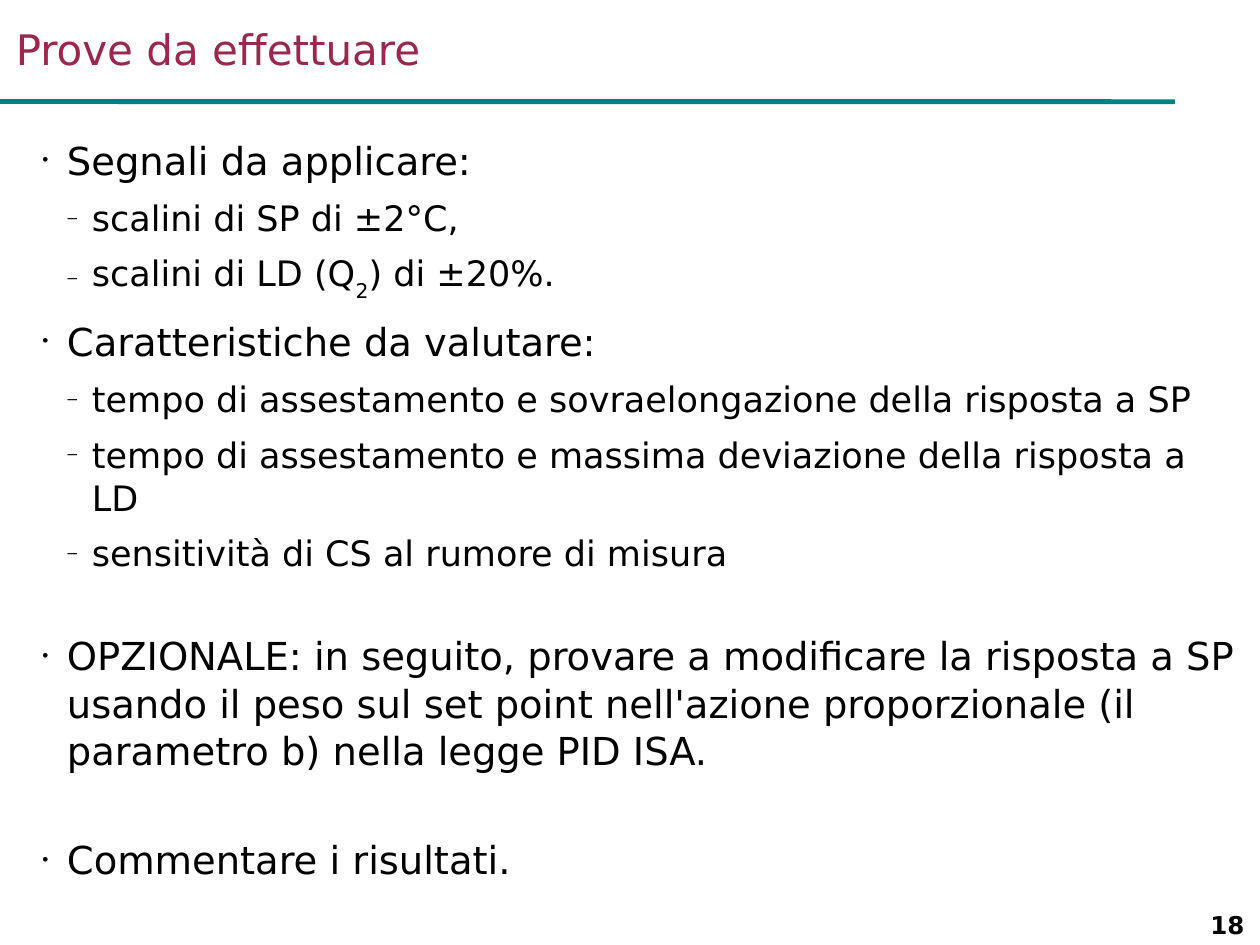
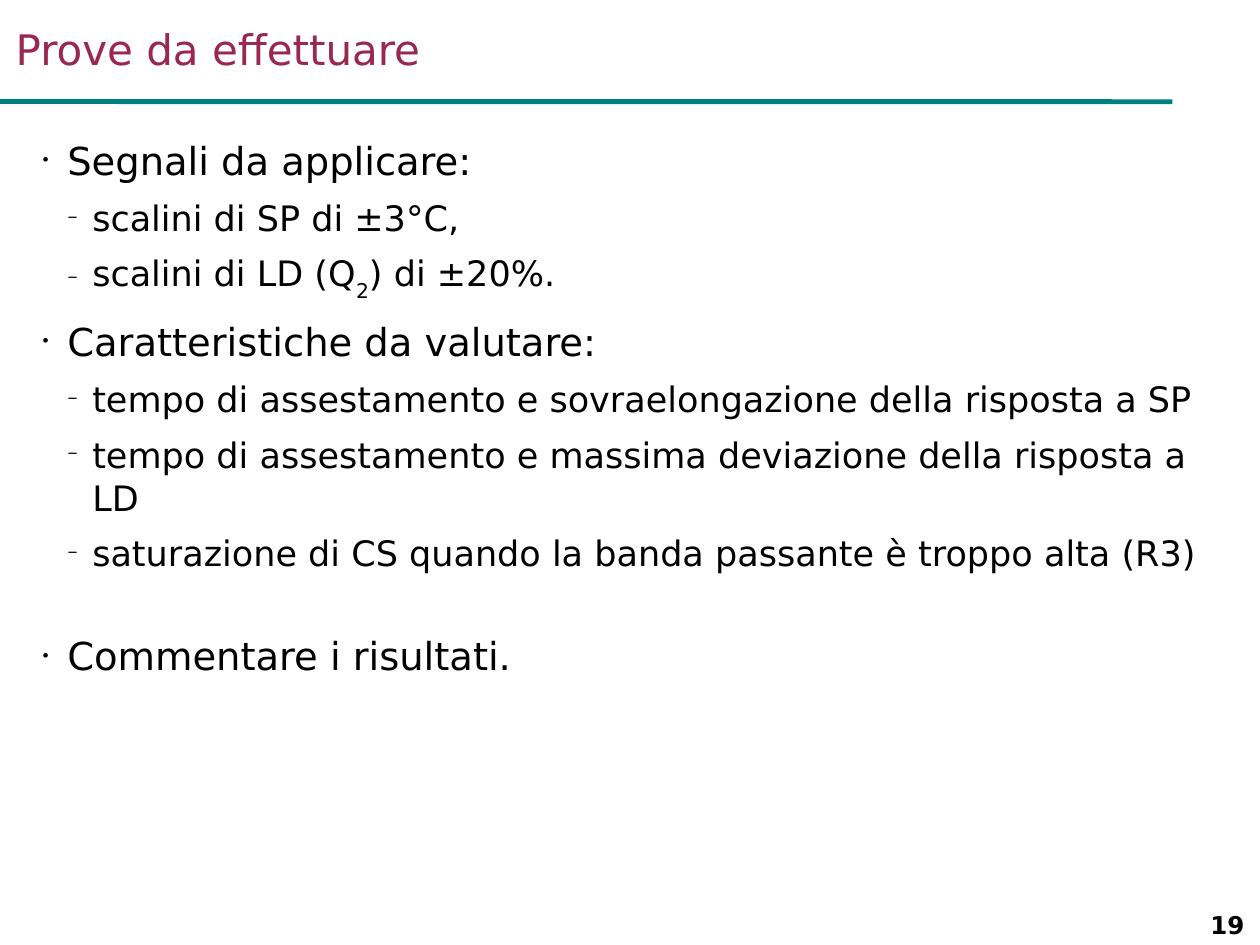
Before and after one commit to looms-polimi/FdA_Lab, a slide deck: slide 19 of FdA_courseware/FdA_Lab2.ppt (slide 18 before the commit). Drawn at 1260x945 pixels with LibreOffice and Linux fonts; fonts in the diff are those of the drawing; background and template pictures are left out. Boxes give left, top, right and bottom in pixels: in the first picture for what was removed or moved away, otherwise in the second. Text is boxed around its words. In the diff, an @@ line names an element or a change of style, - is before the commit and + after.

```diff
--- a/FdA_courseware/FdA_Lab2.ppt
+++ b/FdA_courseware/FdA_Lab2.ppt
@@ text at (67,145,1191,671): indent changed; bullet – to − @@
@@ text at (92,204,459,235): text changed @@
-  – scalini di SP di ±2°C,
+  − scalini di SP di ±3°C,
@@ text at (92,538,1196,574): text changed; size 22 to 20 pt @@
-  – sensitività di CS al rumore di misura
-• OPZIONALE: in seguito, provare a modificare la risposta a SP usando il peso sul set point nell'azione proporzionale (il parametro b) nella legge PID ISA.
+  − saturazione di CS quando la banda passante è troppo alta (R3)
@@ page number at (1210,916,1244,935): text changed @@
-18
+19
```
Also in this commit, not shown: 15 other slides changed, 10 slides added, 1 slide removed, 1 other file.
